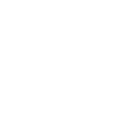
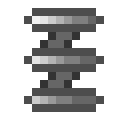
The second 128×128 image is a revision of the first. Changes to its layers:
"overlay": opacity 100% → 50% over [32, 16, 40, 24]
showed "spring" over [24, 8, 104, 112]
